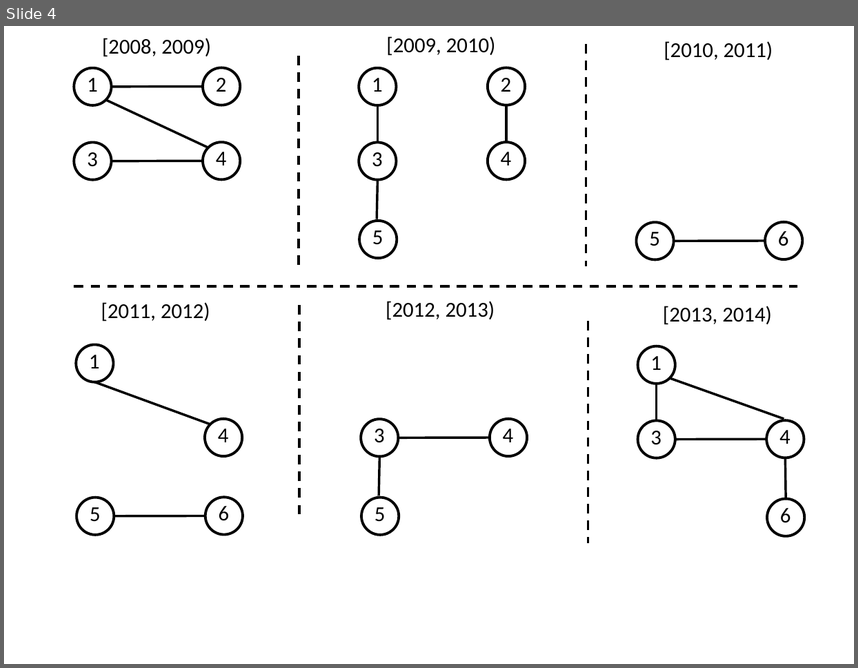
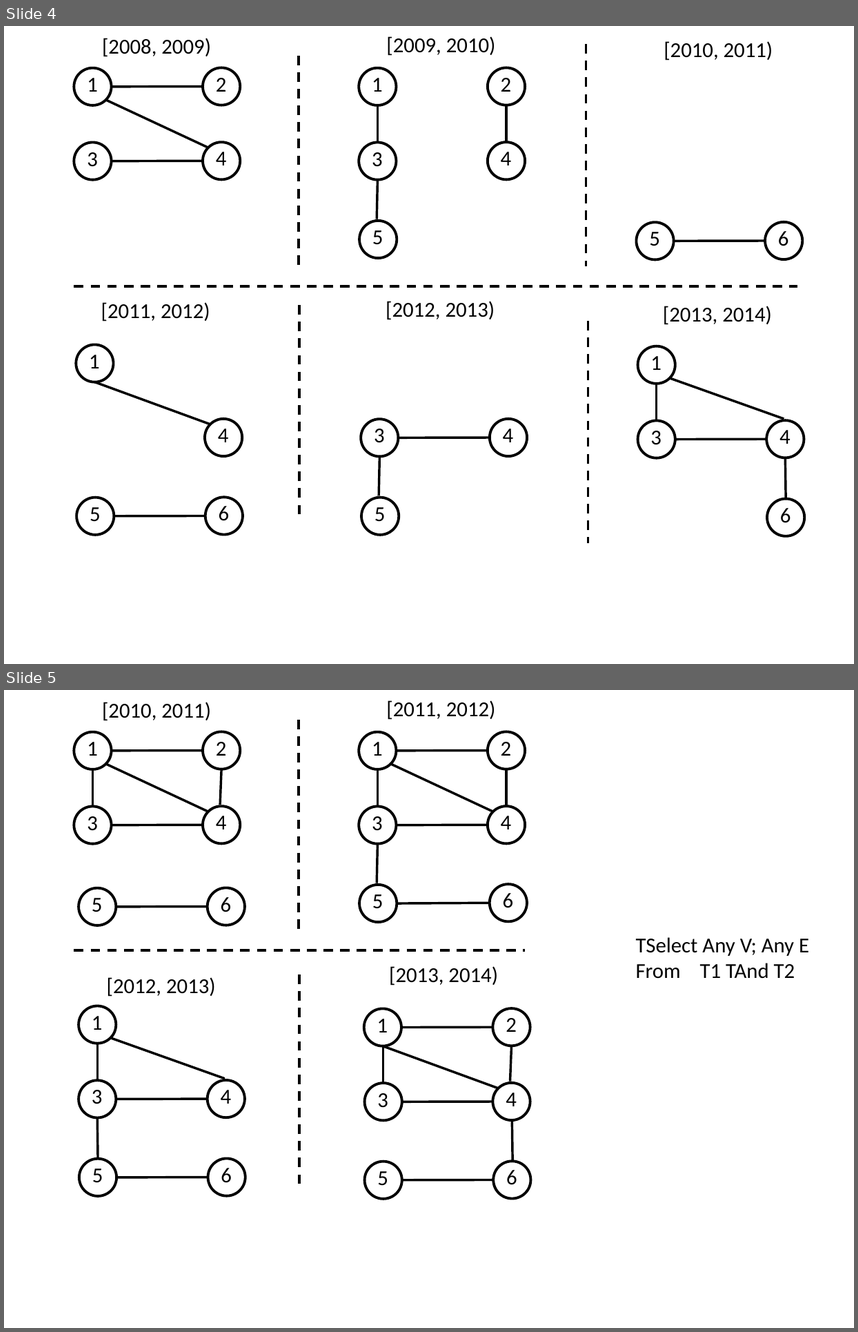
Before and after one commit to PortalDB/portal, a slide deck: paper/sigmod2016/figs/figures.pptx. Shown one above the other, each under a label of ours: slide 4 before the commit, slides 4 and 5 after it. The pictures are 858x668 and 858x1332 pixels, drawn with LibreOffice and Linux fonts; fonts in the diff are those of the drawing. Boxes give left, top, right and bottom in pixels: in the first picture for what was removed or moved away, otherwise in the second. Text is boxed around its words. In the diff, an @@ line names an element or a change of style, - is before the commit and + after.

```diff
--- a/paper/sigmod2016/figs/figures.pptx
+++ b/paper/sigmod2016/figs/figures.pptx
@@ slide 5 added at (4, 690, 854, 1328), background #FFFFFF @@
@@ line added from (299, 720) to (299, 931), #000000 2 pt dashed @@
@@ group added at (359, 700, 527, 922): 7 texts, 7 lines, 6 ellipses @@
+[2011, 2012)
+1
+2
+3
+4
+5
+6
@@ group added at (74, 702, 245, 925): 7 texts, 6 lines, 6 ellipses @@
+[2010, 2011)
+1
+2
+3
+4
+5
+6
@@ text added at (636, 937, 809, 978), 18 pt, text #000000 @@
+TSelect Any V; Any E
+From T1 TAnd T2
@@ line added from (74, 950) to (525, 950), #000000 2 pt dashed @@
@@ line added from (299, 975) to (299, 1185), #000000 2 pt dashed @@
@@ group added at (364, 966, 531, 1199): 7 lines, 7 texts, 6 ellipses @@
+1
+2
+4
+5
+6
+[2013, 2014)
+3
@@ group added at (79, 977, 245, 1196): 6 texts, 5 ellipses, 5 lines @@
+1
+3
+4
+5
+6
+[2012, 2013)
```
Also in this commit, not shown: 3 other slides added, 4 other files.
